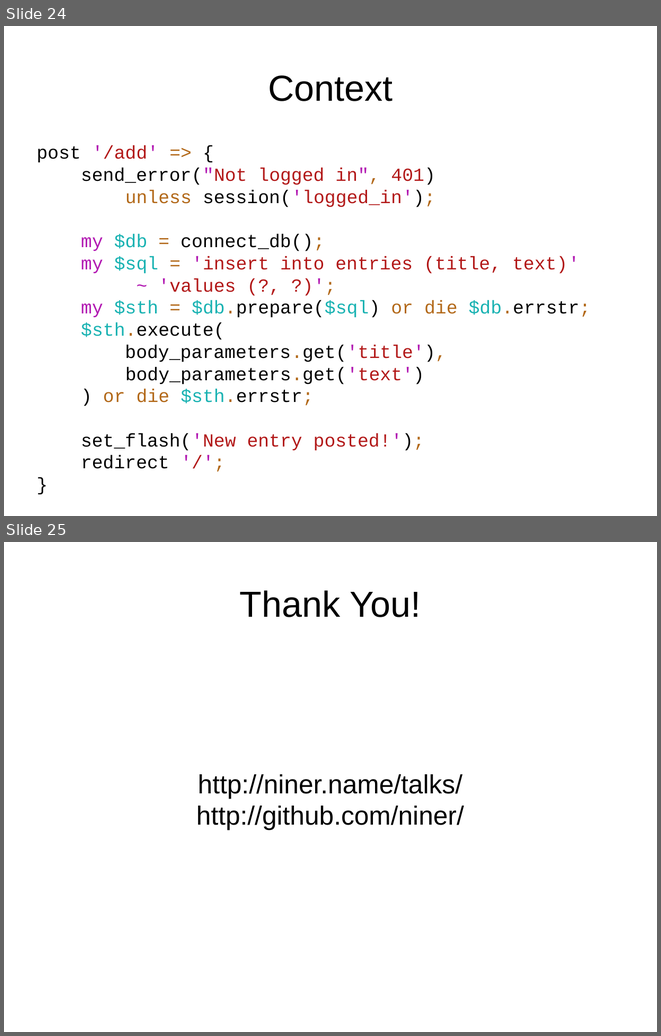
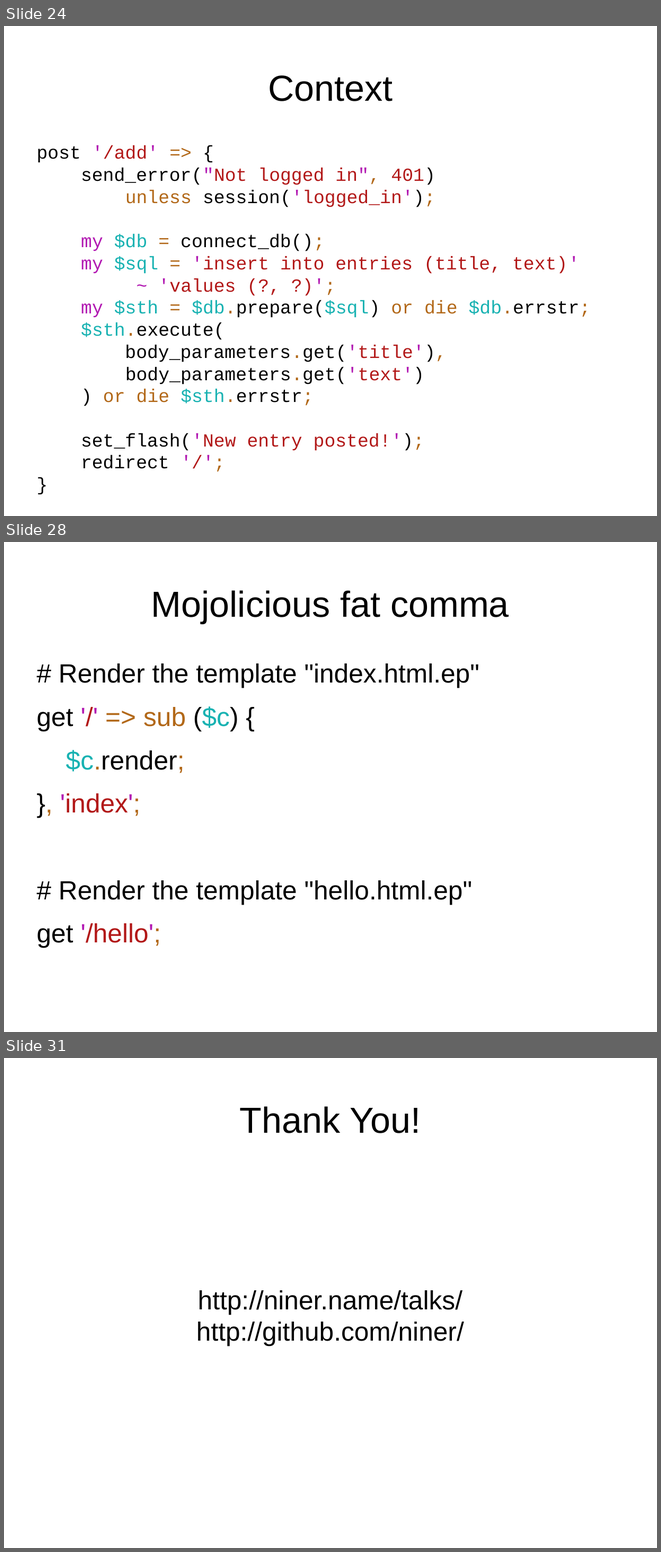
Before and after one commit to niner/talks, a slide deck: Web development and Perl 6/Web development and Perl 6.odp. Shown one above the other, each under a label of ours: slides 24 and 25 before the commit, slides 24, 28 and 31 after it; the slides between them are not shown. The pictures are 661x1036 and 661x1552 pixels, drawn with LibreOffice and Linux fonts; fonts in the diff are those of the drawing. Boxes give left, top, right and bottom in pixels: in the first picture for what was removed or moved away, otherwise in the second. Text is boxed around its words. In the diff, an @@ line names an element or a change of style, - is before the commit and + after.

Commit message:
Mojolicious part of Web dev

```diff
--- a/Web development and Perl 6/Web development and Perl 6.odp
+++ b/Web development and Perl 6/Web development and Perl 6.odp
@@ slide 28 added at [4, 542, 657, 1032], background #FFFFFF @@
@@ title added at [151, 590, 509, 623], 44 pt, text #000000 @@
+Mojolicious fat comma
@@ text added at [37, 663, 479, 947], 32 pt, text #000000 @@
+# Render the template "index.html.ep"
+get '/' => sub ($c) {
+$c.render;
+}, 'index';
+# Render the template "hello.html.ep"
+get '/hello';
@@ what was slide 25 is now slide 31 @@
```
Also in this commit, not shown: 2 slides changed, 5 other slides added, 4 other files.
